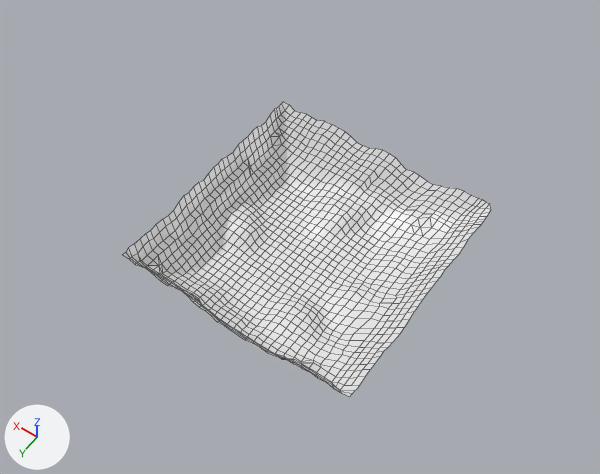
The FBX model Underwater Spook Game/Assets/Models/Level_01.fbx: old version first, new version second.
Rendered twice from a 50 mm lens placed at (-193.0, 258.0, 432.0), pointed at (-13.0, 6.0, 36.0). Arrows for +X, +Y and +Z are at lower left; the lights stay in place. Mesh edges are drawn as thin lines. Where no turn or scale is listed for an object, it has been applied to the vertices.

In view in the first picture: 'Level_01'.
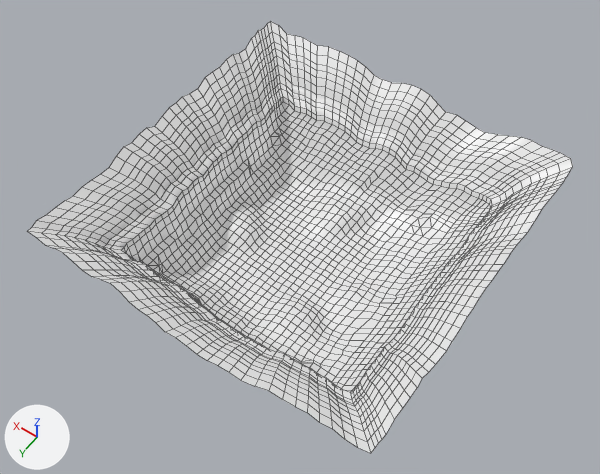
Changed parts and their boxes (x1, y1, x2, y2) in the pictures (600 x 474 px):
'Level_01', reshaped (48% wider, 46% taller)
    before: (123, 102, 491, 397)
    after: (28, 21, 573, 453)
part 1 of me_plane, added
    after: (28, 21, 573, 453)

What changed in the scene script:
```text
Change me_plane:
    used by ob_level_01; location = (0.0, 0.0, 0.0)
    remove me_plane.from_pydata(...)  # 1317 vertices, 1264 faces; spans x -98.0..64.0, y -82.0..81.0, z -2.0..41.0
    add me_plane.from_pydata(...)  # 2697 vertices, 2644 faces; spans x -130.0..96.0, y -112.0..115.0, z -2.0..75.0
    me_plane part 1: 1380 vertices added at x -130.0..96.0, y -112.0..115.0, z 37.0..75.0
```
